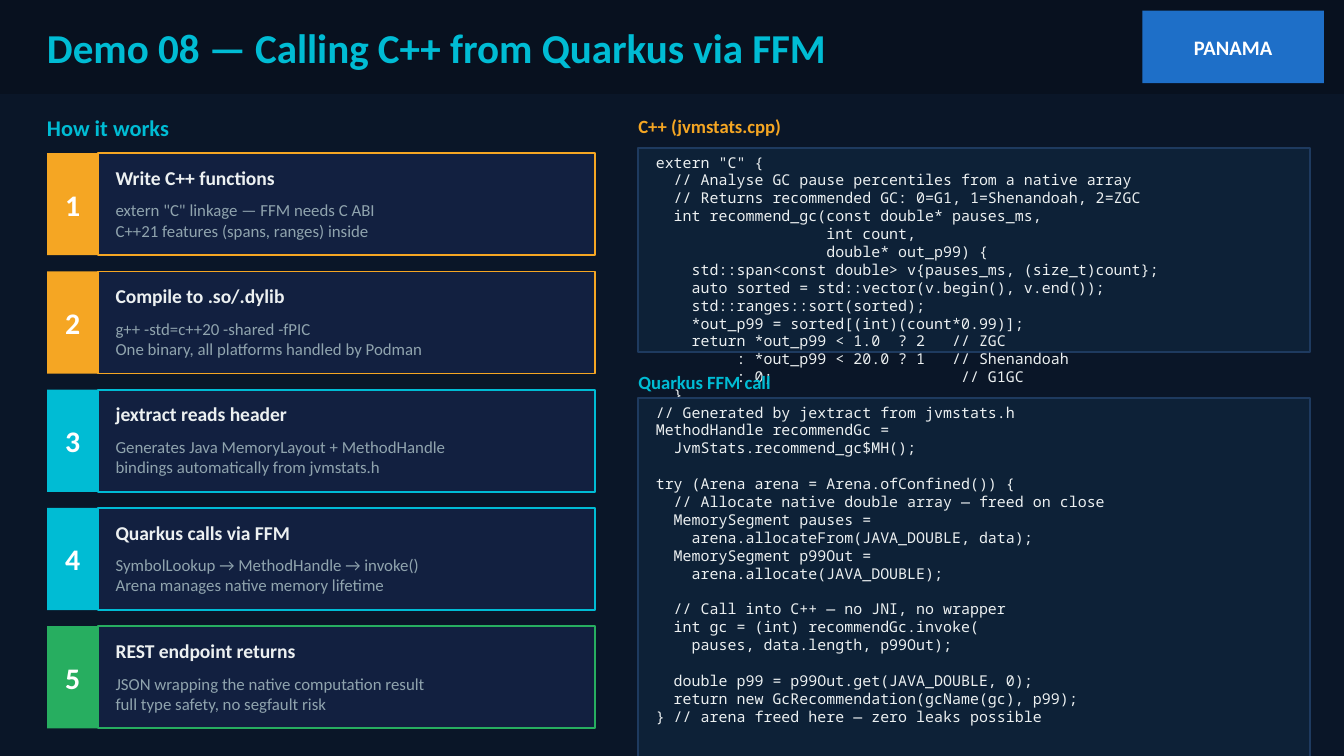
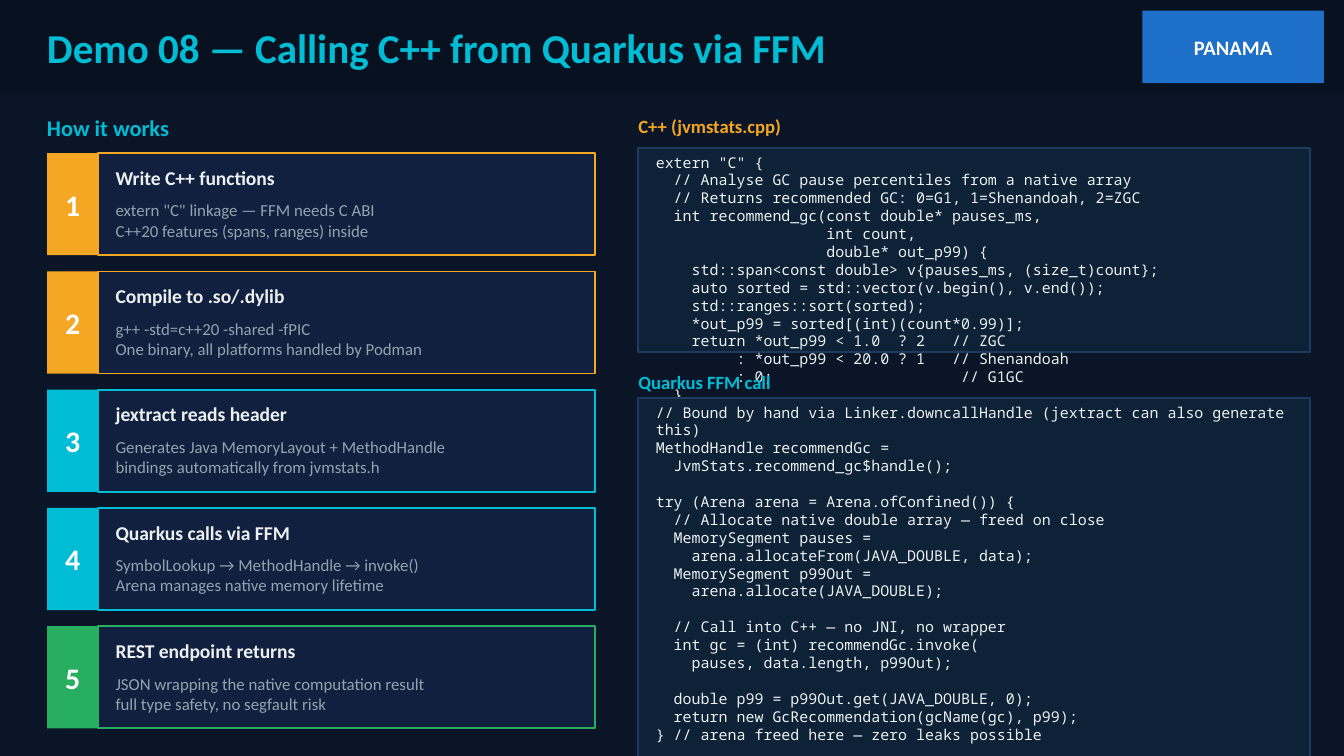
Before and after one commit to patterncatalyst/quarkus-optimization, a slide deck: slide 51 of presentation/optimizing-quarkus-on-kubernetes.pptx. Drawn at 1344x756 pixels with LibreOffice and Linux fonts; fonts in the diff are those of the drawing. Boxes give left, top, right and bottom in pixels: in the first picture for what was removed or moved away, otherwise in the second. Text is boxed around its words. In the diff, an @@ line names an element or a change of style, - is before the commit and + after.

```diff
--- a/presentation/optimizing-quarkus-on-kubernetes.pptx
+++ b/presentation/optimizing-quarkus-on-kubernetes.pptx
@@ text at (x1=116, y1=225, x2=368, y2=240): text changed @@
-C++21 features (spans, ranges) inside
+C++20 features (spans, ranges) inside
@@ text at (x1=656, y1=406, x2=1284, y2=438): text changed @@
-// Generated by jextract from jvmstats.h
+// Bound by hand via Linker.downcallHandle (jextract can also generate this)
@@ text at (x1=674, y1=459, x2=952, y2=475): text changed @@
-JvmStats.recommend_gc$MH();
+JvmStats.recommend_gc$handle();
```
Also in this commit, not shown: 40 other slides changed, 2 other files.
